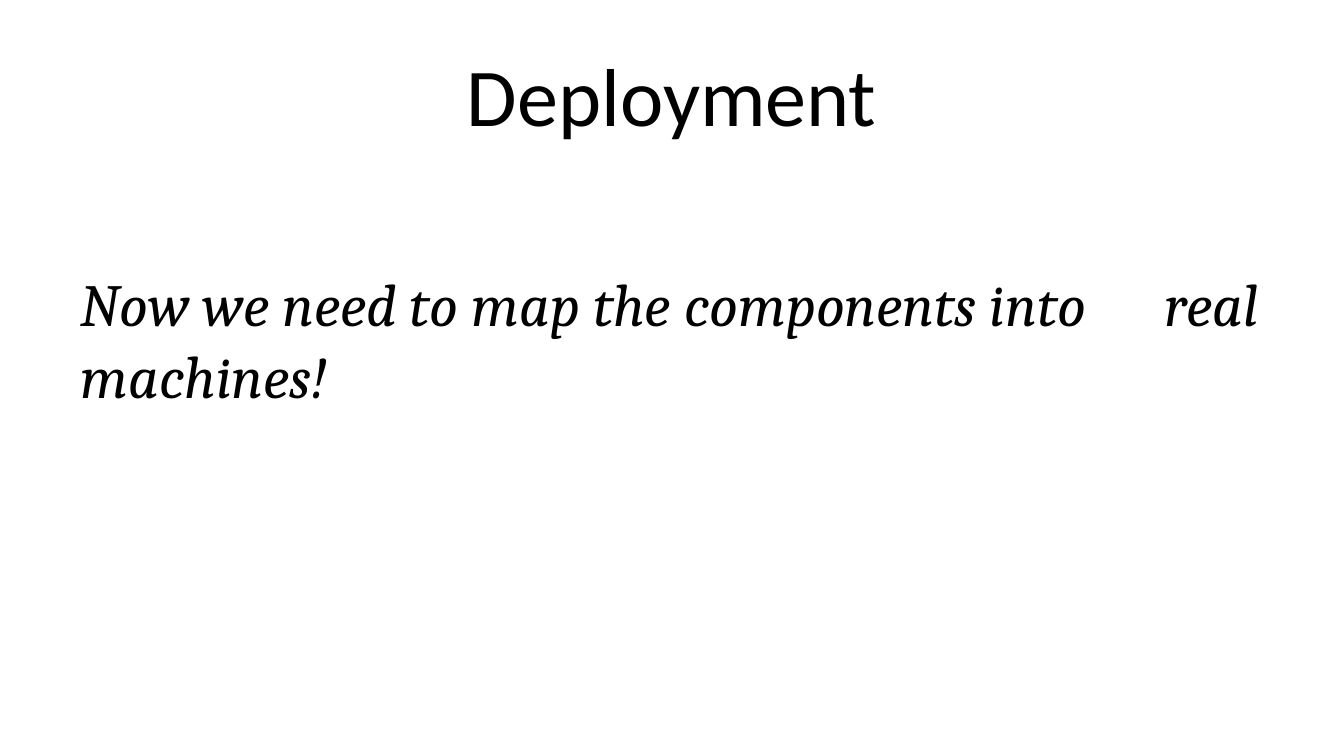
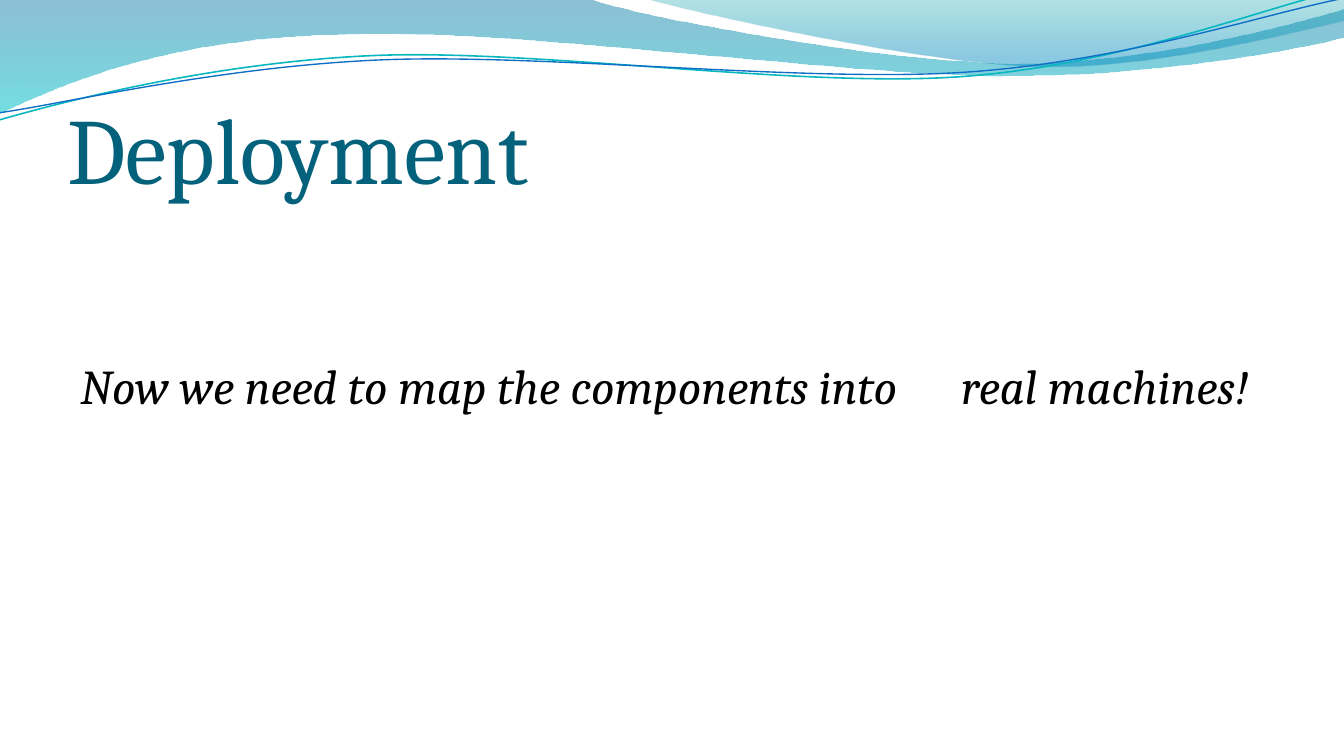
Before and after one commit to MarcoRomani/myTaxyService-SE2-PozziRomani, a slide deck: slide 4 of OtherStuff/DD all files/Components&Deployment.pptx. Drawn at 1344x756 pixels with LibreOffice and Linux fonts; fonts in the diff are those of the drawing; background and template pictures are left out. Boxes give left, top, right and bottom in pixels: in the first picture for what was removed or moved away, otherwise in the second. Text is boxed around its words. In the diff, an @@ line names an element or a change of style, - is before the commit and + after.

```diff
--- a/OtherStuff/DD all files/Components&Deployment.pptx
+++ b/OtherStuff/DD all files/Components&Deployment.pptx
@@ freeform shape added at [0,0,1344,113], fill gradient #0074A1 to #00C6CF @@
@@ freeform shape added at [0,0,1344,126], outline #0AB8BF 0.85 pt @@
@@ freeform shape added at [0,0,1344,120], outline #0F6FC6 0.75 pt @@
@@ freeform shape added at [644,0,1344,69], fill gradient #00A1A9 to #008BBF @@
@@ title "Deployment": place and size @@
-title "Deployment" at [467,69,876,140]
+title "Deployment" at [67,99,528,204]
@@ title "Deployment" at [67,99,528,204]: size 44 to 50 pt, font Calibri to Cambria, text colour #000000 to #04617B; alignment centre to left; vertical alignment middle to bottom @@
@@ text "Now we need to map ...": place and size @@
-text "Now we need to map ..." at [81,284,1259,339]
+text "Now we need to map ..." at [80,370,1249,414]
@@ text "Now we need to map ..." at [80,370,1249,414]: size 32 to 26 pt; less space between paragraphs @@
```
Also in this commit, not shown: 6 other slides changed, 1 other file.
